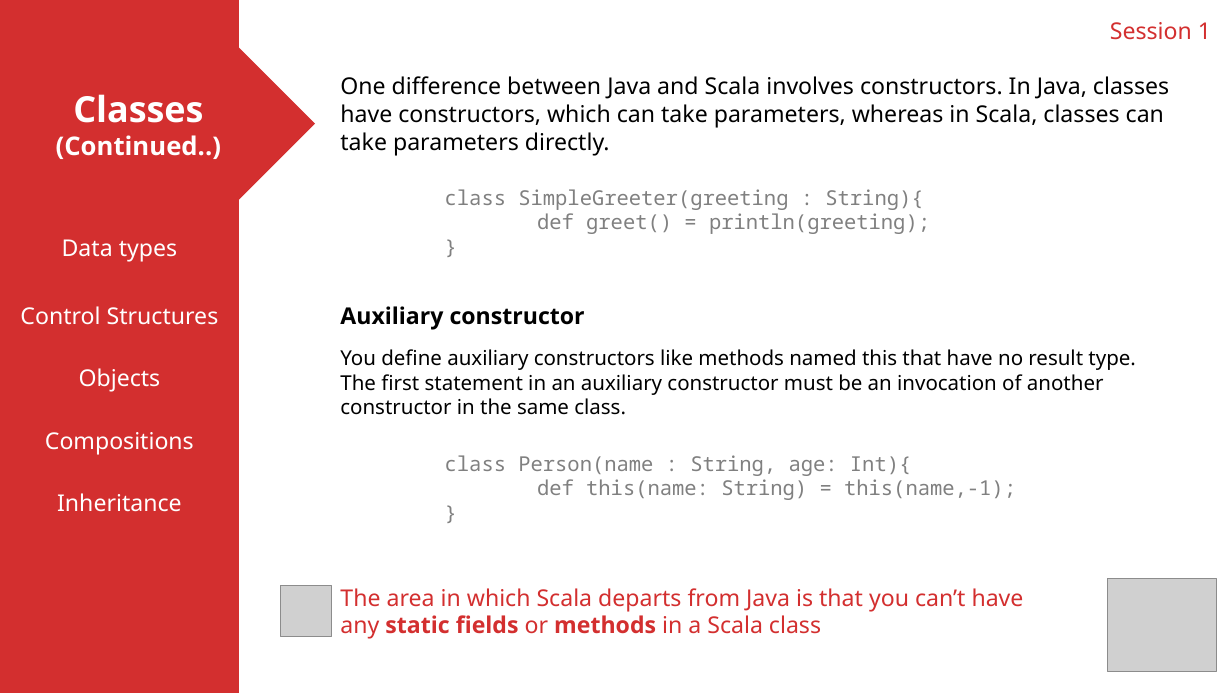
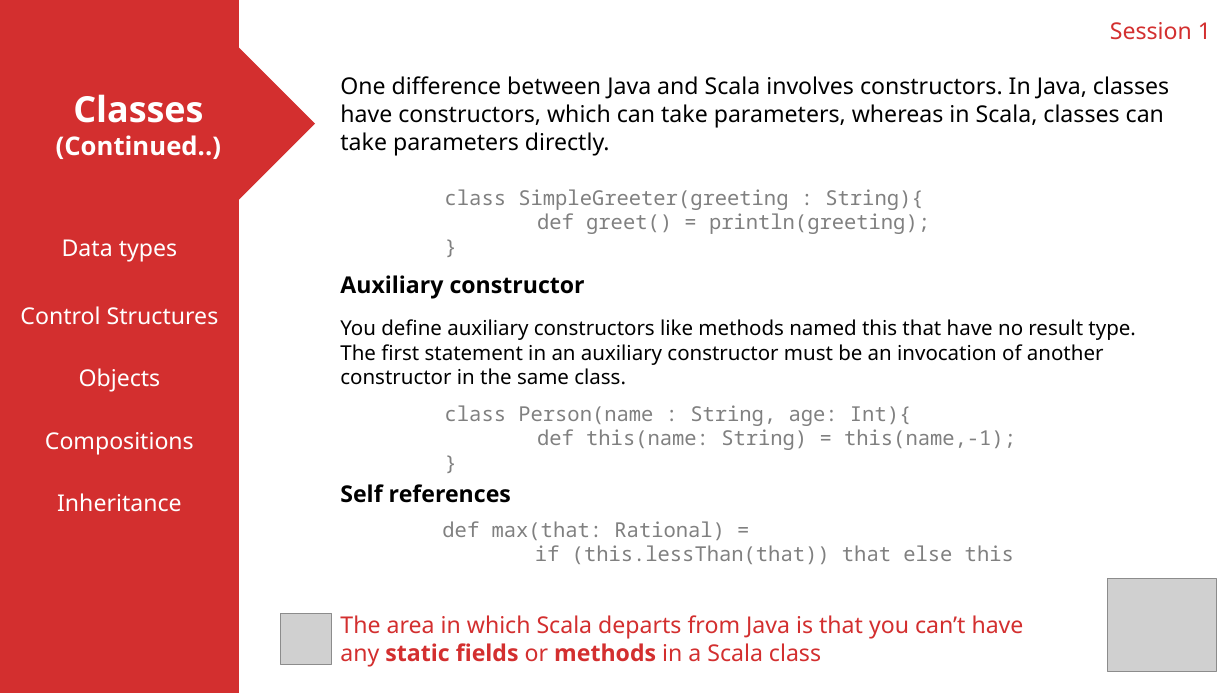
Before and after one commit to ShubhamWanne-zz/Scala-Read-Guide, a slide deck: slide 13 of Presentation1.pptx. Drawn at 1232x693 pixels with LibreOffice and Linux fonts; fonts in the diff are those of the drawing; grey boxes stand for pictures. Boxes give left, top, right and bottom in pixels: in the first picture for what was removed or moved away, otherwise in the second. Text is boxed around its words. In the diff, an @@ line names an element or a change of style, - is before the commit and + after.

```diff
--- a/Presentation1.pptx
+++ b/Presentation1.pptx
@@ text "Auxiliary constructor": place and size @@
-text "Auxiliary constructor" at (340, 306, 585, 330)
+text "Auxiliary constructor" at (340, 275, 585, 299)
@@ text "You deﬁne auxiliary constructors like ...": place and size @@
-text "You deﬁne auxiliary constructors like ..." at (340, 349, 1135, 415)
+text "You deﬁne auxiliary constructors like ..." at (340, 319, 1135, 385)
@@ text "class Person(name : String, age: ...": place and size @@
-text "class Person(name : String, age: ..." at (445, 455, 1016, 500)
+text "class Person(name : String, age: ..." at (445, 405, 1016, 450)
@@ text added at (340, 484, 511, 503), 18 pt, text #000000, bold @@
+Self references
@@ text added at (442, 521, 1014, 564), 16 pt, text #808080 @@
+def max(that: Rational) =
+if (this.lessThan(that)) that else this
@@ picture: place and size @@
-picture at (281, 586, 332, 637)
+picture at (281, 614, 332, 665)
@@ text "The area in which Scala ...": place and size @@
-text "The area in which Scala ..." at (340, 588, 1024, 639)
+text "The area in which Scala ..." at (340, 615, 1024, 667)
```
Also in this commit, not shown: 7 other slides changed, 2 slides added, 2 slides removed.
